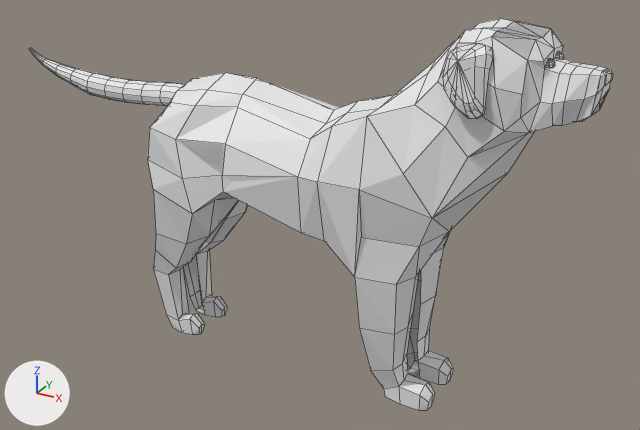
Renders of the Blender file Blender/Critter_dog.blend from each side of a commit.
Rendered twice from a 50 mm lens placed at (4.96, -9.19, 6.86), pointed at (-0.18, 0.17, 2.18). Every picture has the same lights, and +X, +Y and +Z are marked at lower left. The older version comes first. Mesh edges are drawn as thin lines.

In view in the first picture: 'Body', 'Ears'.
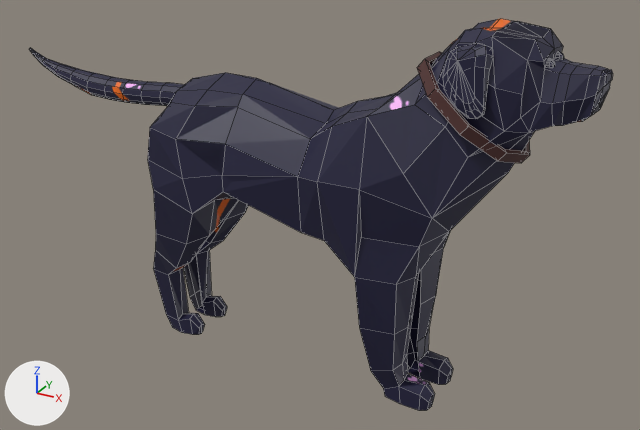
Changed parts and their boxes [x1, y1, x2, y2] in the pictures (640 x 430 px):
'Body', recoloured (darker)
    both: [29, 19, 613, 411]
'Ears', recoloured (darker)
    both: [443, 43, 493, 119]
'Body.001', added (brown)
    after: [417, 51, 530, 163]

What the commit changed:
Picture 'Dog_Ears_Texture.png' (img_dog_ears_texture_png) is new.
Picture 'Dog_Body_Texture.png' (img_dog_body_texture_png) is new.
Material 'ears' (mat_ears) is new.
Its texture is img_dog_ears_texture_png.
Material 'Material' (mat_material) is new.
Its texture is img_dog_body_texture_png.
me_cube has 626 vertices, 689 faces, 8 loose edges and spans x -4.9..3.31, y -0.96..0.96, z 0.11..4.93.
me_cube gains material mat_material (picture img_dog_body_texture_png).
me_cube_001 has 156 vertices, 172 faces and spans x 1.699..2.204, y -0.685..0.685, z 4.057..4.839.
me_cube_001 gains material mat_ears (picture img_dog_ears_texture_png).
Mesh me_cube_002 is new.
It has 36 vertices, 36 faces and spans x 1.243..2.548, y -0.601..0.599, z 3.43..4.512.
It uses material mat_material (picture img_dog_body_texture_png).
Object 'Body.001' (ob_body_001) is new; it shows me_cube_002.
Its location is (0.0, 0.0, 0.0).
